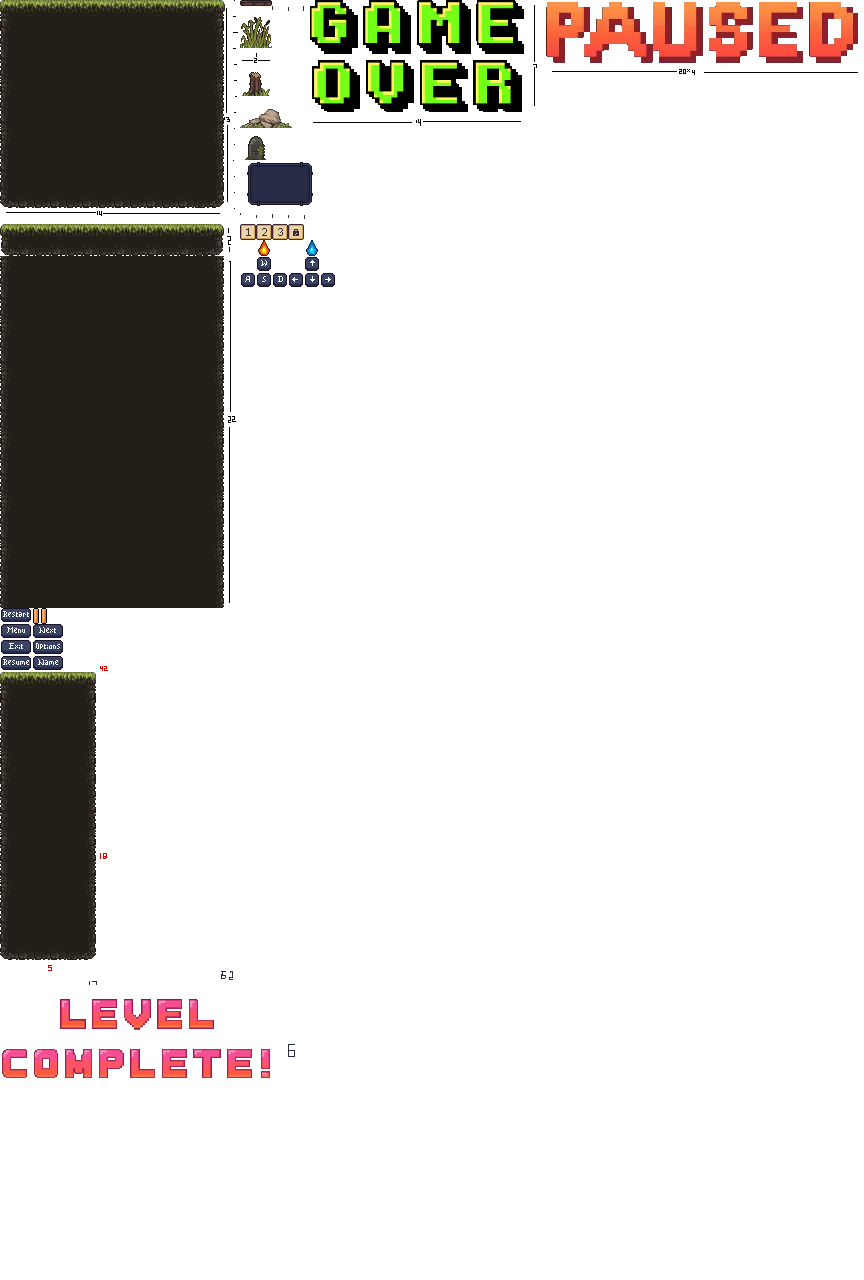
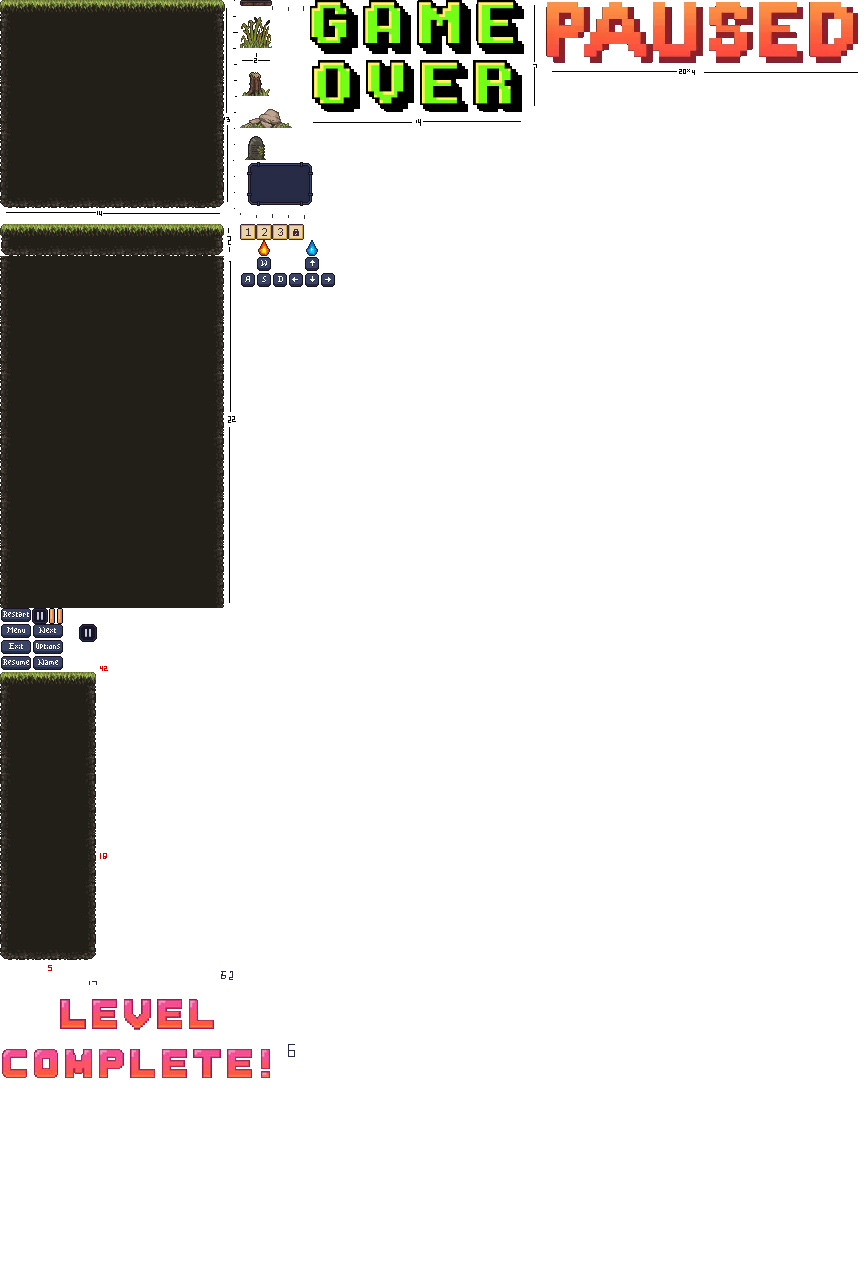
Layered file, before and after one edit (864px x 1280px). Changes by layer:
added layer "Layer 14" above "Layer 12" over [32, 608, 97, 642]
painted on "Layer 12" over [33, 608, 63, 624]
